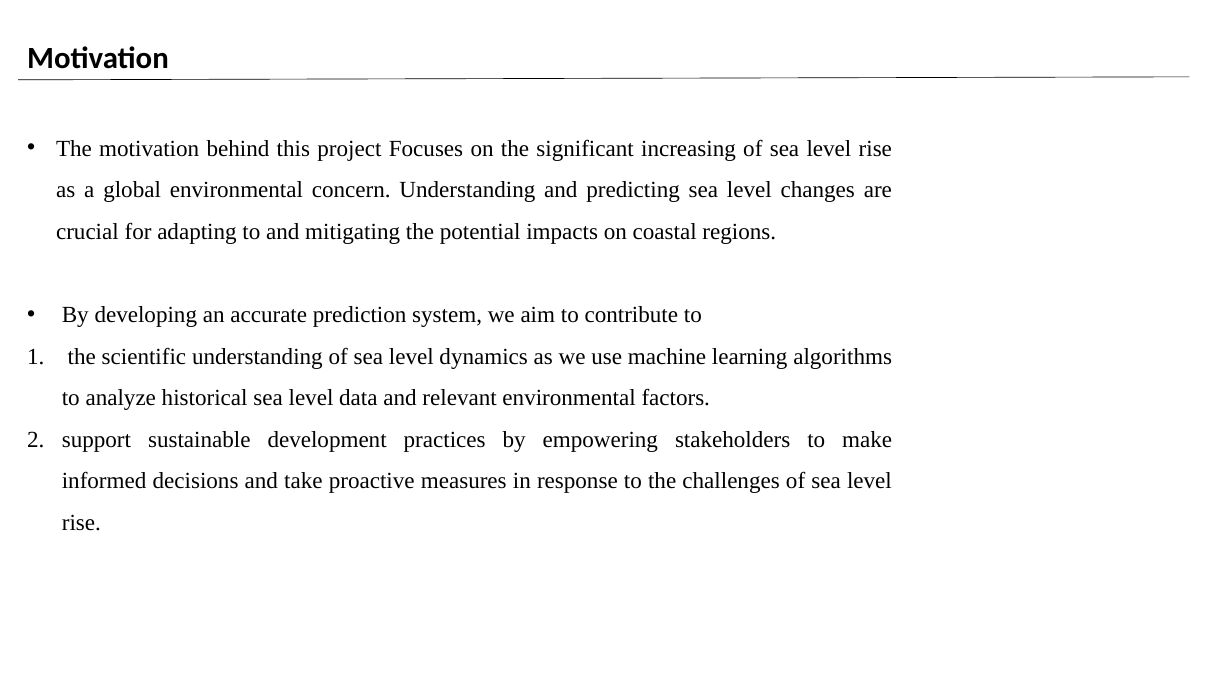
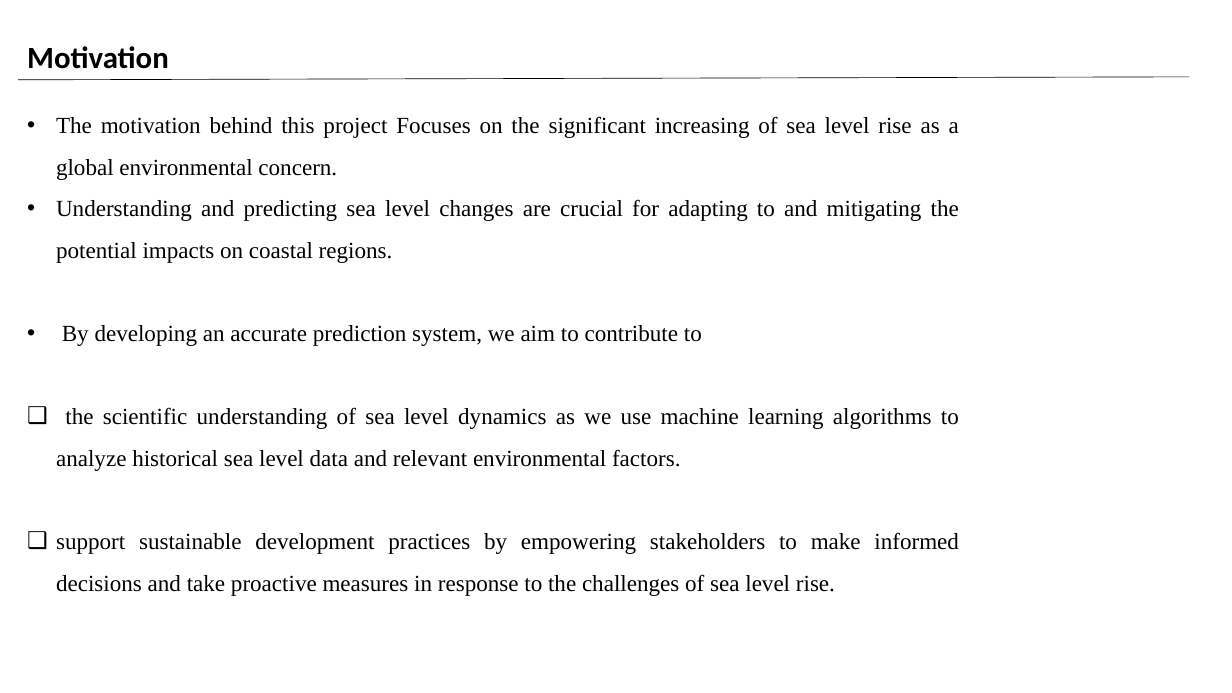
Before and after one commit to Omar0Khaled152001/Sea-Level-Prediction-Sytstem, a slide deck: slide 8 of Sea Level Rise PP.pptx. Drawn at 1232x693 pixels with LibreOffice and Linux fonts; fonts in the diff are those of the drawing; background and template pictures are left out. Boxes give left, top, right and bottom in pixels: in the first picture for what was removed or moved away, otherwise in the second. Text is boxed around its words. In the diff, an @@ line names an element or a change of style, - is before the commit and + after.

```diff
--- a/Sea Level Rise PP.pptx
+++ b/Sea Level Rise PP.pptx
@@ text "The motivation behind this project ..." moved from (x1=56, y1=139, x2=892, y2=531) to (x1=56, y1=116, x2=959, y2=596) @@
@@ text at (x1=56, y1=116, x2=959, y2=263): text changed @@
-• The motivation behind this project Focuses on the significant increasing of sea level rise as a global environmental concern. Understanding and predicting sea level changes are crucial for adapting to and mitigating the potential impacts on coastal regions.
+• The motivation behind this project Focuses on the significant increasing of sea level rise as a global environmental concern.
+• Understanding and predicting sea level changes are crucial for adapting to and mitigating the potential impacts on coastal regions.
@@ text at (x1=56, y1=407, x2=959, y2=596): bullet 1. to ❑ @@
```
Also in this commit, not shown: 11 other slides changed, 3 slides added, 1 slide removed, 1 other file.
